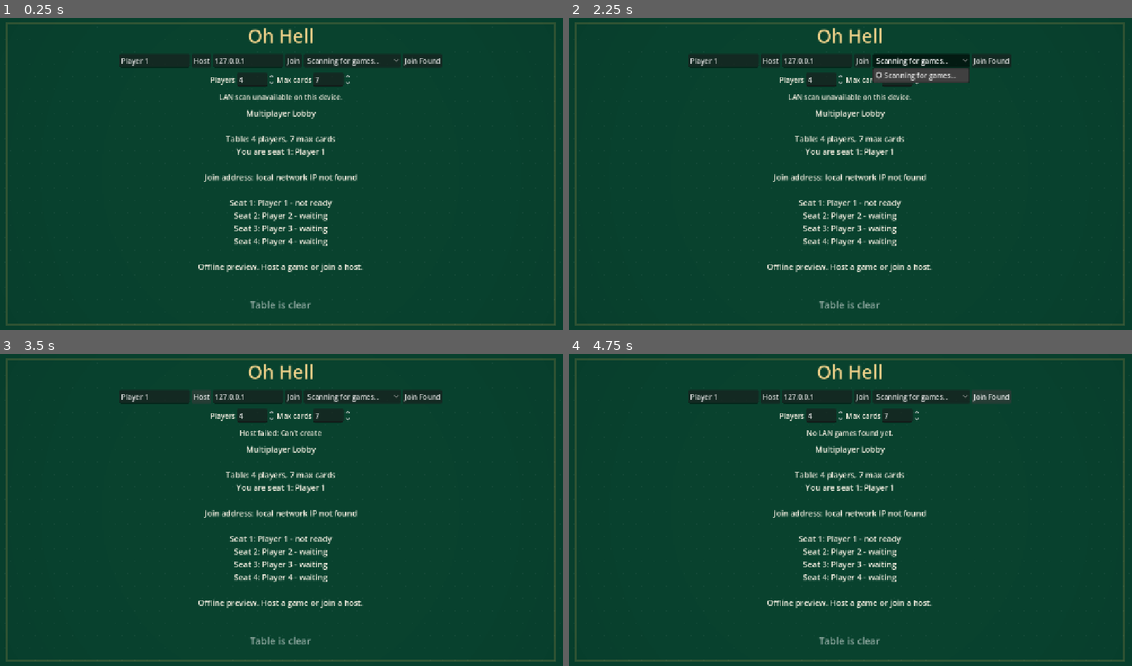
Above: before the commit, frames 1-4 (two rows, left to right).
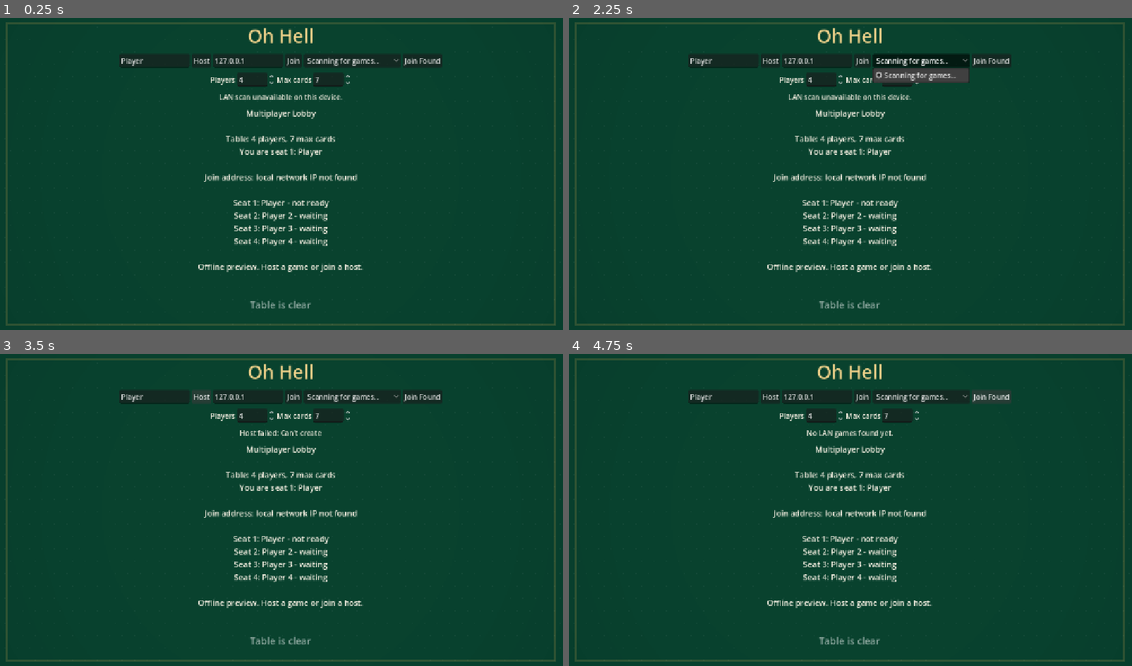
Above: after the commit, the same moments.

Repository: JordanOakFox/oh-hell-godot
Game: Godot game, scene res://scenes/main.tscn
Same seed, same stepped clock (60 frames per second), same inputs: the game is played once before the commit and once after it.
Inputs:
- Up to frame 1 (0.25 s): no input
- Up to frame 2 (2.25 s): click "Scanning for games..." at 0.5 s; click "Scanning for games..." at 1.25 s; click "Scanning for games..." at 2 s
- Up to frame 3 (3.5 s): click "Host" at 2.75 s
- Up to frame 4 (4.75 s): click "Join" at 3.5 s; click "Join Found" at 4.25 s

The runs differ from the first frame. In frame 1, 0.5% of the frame differs, in the area x 25-60%, y 12-61%; in frame 2, 0.5%; in frame 3, 0.5%; in frame 4, 0.5%.

Commit message:
Add persistent player profiles and stats

Diff:
--- a/project.godot
+++ b/project.godot
@@ -22,6 +22,7 @@
 
 GameRules="*res://scripts/game_rules.gd"
 Net="*res://scripts/net.gd"
+Profile="*res://scripts/profile.gd"
 
 [display]
 
--- a/scripts/main.gd
+++ b/scripts/main.gd
@@ -15,7 +15,9 @@
 var seat_peers: Array = []
 var lobby_player_count := DEFAULT_PLAYERS
 var lobby_max_cards := DEFAULT_MAX_CARDS
-var local_player_name := "Player 1"
+var local_player_name := "Player"
+var local_profile_id := ""
+var recorded_game_ids := {}
 var rng := RandomNumberGenerator.new()
 
 var status_label: Label
@@ -33,6 +35,8 @@
 
 func _ready() -> void:
 	rng.randomize()
+	local_player_name = Profile.display_name()
+	local_profile_id = Profile.profile_id()
 	_build_ui()
 	Net.connection_changed.connect(_set_status)
 	Net.discovered_games_changed.connect(_on_discovered_games_changed)
@@ -138,7 +142,7 @@
 	settings_row.add_child(max_cards_spin)
 
 	status_label = Label.new()
-	status_label.text = "Offline local preview"
+	status_label.text = Profile.stats_line()
 	status_label.horizontal_alignment = HORIZONTAL_ALIGNMENT_CENTER
 	status_label.add_theme_color_override("font_color", Color("#f7f1e3"))
 	root.add_child(status_label)
@@ -207,6 +211,7 @@
 	view_state = {
 		"phase": "connecting",
 		"names": _default_names(lobby_player_count),
+		"profiles": _default_profiles(lobby_player_count),
 		"num_players": lobby_player_count,
 		"sequence": [DEFAULT_MAX_CARDS],
 		"round_index": 0,
@@ -225,6 +230,7 @@
 		"play_again": _filled_array(lobby_player_count, false),
 		"standings": [],
 		"winners": [],
+		"round_history": [],
 		"message": "Connecting to host...",
 	}
 	local_hand = []
@@ -232,10 +238,13 @@
 
 func _create_lobby(message: String) -> void:
 	var names := _default_names(lobby_player_count)
+	var profiles := _default_profiles(lobby_player_count)
 	names[0] = local_player_name
+	profiles[0] = Profile.public_profile()
 	state = {
 		"phase": "lobby",
 		"names": names,
+		"profiles": profiles,
 		"num_players": lobby_player_count,
 		"max_cards": lobby_max_cards,
 		"sequence": GameRules.down_up_sequence(lobby_max_cards),
@@ -256,6 +265,7 @@
 		"play_again": _filled_array(lobby_player_count, false),
 		"standings": [],
 		"winners": [],
+		"round_history": [],
 		"message": message,
 	}
 	_publish_state()
@@ -269,6 +279,7 @@
 	state = {
 		"phase": "bidding",
 		"names": names,
+		"profiles": state["profiles"].duplicate(true),
 		"num_players": names.size(),
 		"max_cards": max_cards,
 		"sequence": GameRules.down_up_sequence(max_cards),
@@ -289,6 +300,7 @@
 		"play_again": _filled_array(names.size(), false),
 		"standings": [],
 		"winners": [],
+		"round_history": [],
 		"message": "",
 	}
 	state["scores"].resize(names.size())
@@ -445,7 +457,12 @@
 		var status := "waiting"
 		if view_state["connected"][i]:
 			status = "ready" if view_state["ready"][i] else "not ready"
-		text += "Seat %d: %s - %s\n" % [i + 1, view_state["names"][i], status]
+		var profile_text := ""
+		if view_state.has("profiles") and i < view_state["profiles"].size():
+			var profile: Dictionary = view_state["profiles"][i]
+			if int(profile.get("games_played", 0)) > 0:
+				profile_text = " (%dW/%dG)" % [int(profile.get("wins", 0)), int(profile.get("games_played", 0))]
+		text += "Seat %d: %s%s - %s\n" % [i + 1, view_state["names"][i], profile_text, status]
 	text += "\n%s" % view_state["message"]
 	table_label.text = text
 	_render_trick()
@@ -585,7 +602,9 @@
 func _read_lobby_inputs() -> void:
 	local_player_name = name_input.text.strip_edges()
 	if local_player_name.is_empty():
-		local_player_name = "Player 1"
+		local_player_name = "Player"
+	Profile.set_display_name(local_player_name)
+	local_player_name = Profile.display_name()
 	lobby_player_count = int(player_count_spin.value)
 	lobby_max_cards = int(max_cards_spin.value)
 	lobby_max_cards = clampi(lobby_max_cards, 1, GameRules.max_allowed_cards(lobby_player_count))
@@ -593,9 +612,12 @@
 func _on_name_changed(new_text: String) -> void:
 	local_player_name = new_text.strip_edges()
 	if local_player_name.is_empty():
-		local_player_name = "Player 1"
+		local_player_name = "Player"
+	Profile.set_display_name(local_player_name)
+	local_player_name = Profile.display_name()
 	if multiplayer.multiplayer_peer and multiplayer.is_server() and state.get("phase", "") == "lobby":
 		state["names"][0] = local_player_name
+		state["profiles"][0] = Profile.public_profile()
 		_publish_state()
 
 func _on_player_count_changed(value: float) -> void:
@@ -748,6 +770,7 @@
 	state["led_suit"] = null
 	state["leader"] = winner
 	if state["hands"][winner].is_empty():
+		_record_round_history()
 		var deltas := GameRules.score_deltas(state["bids"], state["tricks_won"])
 		for i in range(state["num_players"]):
 			state["scores"][i] += deltas[i]
@@ -777,6 +800,19 @@
 		return
 	_begin_round()
 
+func _record_round_history() -> void:
+	if not state.has("round_history"):
+		state["round_history"] = []
+	var hit: Array = []
+	for i in range(state["num_players"]):
+		hit.append(int(state["bids"][i]) == int(state["tricks_won"][i]))
+	state["round_history"].append({
+		"round_index": state["round_index"],
+		"bids": state["bids"].duplicate(true),
+		"tricks_won": state["tricks_won"].duplicate(true),
+		"hit": hit,
+	})
+
 func _end_game() -> void:
 	var standings := _build_standings()
 	var winners: Array = []
@@ -784,6 +820,7 @@
 	for row in standings:
 		if int(row["score"]) == top_score:
 			winners.append(row["name"])
+	var game_id := _make_game_id()
 	state["phase"] = "game_end"
 	state["active_player"] = -1
 	state["trick"] = []
@@ -791,8 +828,10 @@
 	state["play_again"] = _filled_array(state["num_players"], false)
 	state["standings"] = standings
 	state["winners"] = winners
+	state["game_id"] = game_id
 	state["message"] = "Everyone can vote to play again."
 	_publish_state()
+	_publish_game_results(game_id, winners)
 
 func _build_standings() -> Array:
 	var rows: Array = []
@@ -805,6 +844,44 @@
 		place += 1
 	return rows
 
+func _publish_game_results(game_id: String, winners: Array) -> void:
+	for seat in range(state["num_players"]):
+		if not state["connected"][seat]:
+			continue
+		var result := _game_result_for_seat(seat, game_id, winners)
+		var peer_id := _peer_for_seat(seat)
+		_receive_game_result.rpc_id(peer_id, result)
+
+func _game_result_for_seat(seat: int, game_id: String, winners: Array) -> Dictionary:
+	var bid_hits := 0
+	var bid_misses := 0
+	for round_summary in state.get("round_history", []):
+		if round_summary["hit"][seat]:
+			bid_hits += 1
+		else:
+			bid_misses += 1
+	return {
+		"game_id": game_id,
+		"score": int(state["scores"][seat]),
+		"won": winners.has(state["names"][seat]),
+		"bid_hits": bid_hits,
+		"bid_misses": bid_misses,
+	}
+
+@rpc("authority", "call_local", "reliable")
+func _receive_game_result(result: Dictionary) -> void:
+	var game_id := str(result.get("game_id", ""))
+	if recorded_game_ids.has(game_id):
+		return
+	recorded_game_ids[game_id] = true
+	Profile.record_game_result(
+		int(result.get("score", 0)),
+		bool(result.get("won", false)),
+		int(result.get("bid_hits", 0)),
+		int(result.get("bid_misses", 0))
+	)
+	_set_status(Profile.stats_line())
+
 func _peer_for_seat(seat: int) -> int:
 	if seat == 0:
 		return 1
@@ -816,7 +893,7 @@
 	return seat_peers.find(peer_id)
 
 func _on_connected_to_server() -> void:
-	_server_register_name.rpc_id(1, local_player_name)
+	_server_register_profile.rpc_id(1, Profile.public_profile())
 
 func _on_connection_failed() -> void:
 	_create_client_waiting_view()
@@ -824,17 +901,23 @@
 	_render()
 
 @rpc("any_peer", "reliable")
-func _server_register_name(player_name: String) -> void:
+func _server_register_profile(profile: Dictionary) -> void:
 	if not multiplayer.is_server():
 		return
 	var peer_id := multiplayer.get_remote_sender_id()
 	var seat := _seat_for_peer(peer_id)
 	if seat < 0 or seat >= state["num_players"]:
 		return
-	var clean_name := player_name.strip_edges()
+	var clean_name := str(profile.get("display_name", "")).strip_edges()
 	if clean_name.is_empty():
 		clean_name = "Player %d" % [seat + 1]
 	state["names"][seat] = clean_name.substr(0, 18)
+	state["profiles"][seat] = {
+		"id": str(profile.get("id", "")),
+		"display_name": state["names"][seat],
+		"games_played": int(profile.get("games_played", 0)),
+		"wins": int(profile.get("wins", 0)),
+	}
 	state["message"] = "%s joined seat %d." % [state["names"][seat], seat + 1]
 	_publish_state()
 
@@ -907,9 +990,11 @@
 	lobby_player_count = state["num_players"]
 	lobby_max_cards = state["max_cards"]
 	var names: Array = state["names"].duplicate(true)
+	var profiles: Array = state["profiles"].duplicate(true)
 	state = {
 		"phase": "lobby",
 		"names": names,
+		"profiles": profiles,
 		"num_players": lobby_player_count,
 		"max_cards": lobby_max_cards,
 		"sequence": GameRules.down_up_sequence(lobby_max_cards),
@@ -930,6 +1015,7 @@
 		"play_again": _filled_array(lobby_player_count, false),
 		"standings": [],
 		"winners": [],
+		"round_history": [],
 		"message": "Back in lobby. Ready up for another game.",
 	}
 	_publish_state()
@@ -984,6 +1070,20 @@
 		else:
 			names.append("Player %d" % [i + 1])
 	return names
+
+func _default_profiles(count: int) -> Array:
+	var profiles: Array = []
+	for i in range(count):
+		profiles.append({
+			"id": "",
+			"display_name": "Player %d" % [i + 1],
+			"games_played": 0,
+			"wins": 0,
+		})
+	return profiles
+
+func _make_game_id() -> String:
+	return "%s-%d" % [Profile.profile_id(), Time.get_unix_time_from_system()]
 
 func _filled_array(count: int, value) -> Array:
 	var values: Array = []
--- /dev/null
+++ b/scripts/profile.gd
@@ -0,0 +1,89 @@
+extends Node
+
+const SAVE_PATH := "user://profile.json"
+
+var data: Dictionary = {}
+
+func _ready() -> void:
+	load_profile()
+
+func load_profile() -> void:
+	if FileAccess.file_exists(SAVE_PATH):
+		var file := FileAccess.open(SAVE_PATH, FileAccess.READ)
+		if file:
+			var parsed = JSON.parse_string(file.get_as_text())
+			if typeof(parsed) == TYPE_DICTIONARY:
+				data = parsed
+	if data.is_empty():
+		data = _default_profile()
+		save_profile()
+
+func save_profile() -> void:
+	var file := FileAccess.open(SAVE_PATH, FileAccess.WRITE)
+	if file:
+		file.store_string(JSON.stringify(data, "\t"))
+
+func display_name() -> String:
+	return str(data.get("display_name", "Player"))
+
+func profile_id() -> String:
+	return str(data.get("id", ""))
+
+func set_display_name(name: String) -> void:
+	var clean := name.strip_edges()
+	if clean.is_empty():
+		clean = "Player"
+	data["display_name"] = clean.substr(0, 18)
+	save_profile()
+
+func public_profile() -> Dictionary:
+	return {
+		"id": profile_id(),
+		"display_name": display_name(),
+		"games_played": int(data.get("games_played", 0)),
+		"wins": int(data.get("wins", 0)),
+	}
+
+func record_game_result(score: int, won: bool, bid_hits: int, bid_misses: int) -> void:
+	data["games_played"] = int(data.get("games_played", 0)) + 1
+	data["wins"] = int(data.get("wins", 0)) + (1 if won else 0)
+	data["total_score"] = int(data.get("total_score", 0)) + score
+	data["best_score"] = max(int(data.get("best_score", 0)), score)
+	data["bid_hits"] = int(data.get("bid_hits", 0)) + bid_hits
+	data["bid_misses"] = int(data.get("bid_misses", 0)) + bid_misses
+	data["last_score"] = score
+	data["last_result"] = "Win" if won else "Loss"
+	data["updated_at"] = Time.get_datetime_string_from_system(false, true)
+	save_profile()
+
+func stats_line() -> String:
+	var games := int(data.get("games_played", 0))
+	var wins := int(data.get("wins", 0))
+	var best := int(data.get("best_score", 0))
+	if games == 0:
+		return "New profile"
+	return "%d games, %d wins, best %d" % [games, wins, best]
+
+func _default_profile() -> Dictionary:
+	return {
+		"id": _make_profile_id(),
+		"display_name": "Player",
+		"games_played": 0,
+		"wins": 0,
+		"total_score": 0,
+		"best_score": 0,
+		"bid_hits": 0,
+		"bid_misses": 0,
+		"last_score": 0,
+		"last_result": "",
+		"created_at": Time.get_datetime_string_from_system(false, true),
+		"updated_at": Time.get_datetime_string_from_system(false, true),
+	}
+
+func _make_profile_id() -> String:
+	var crypto := Crypto.new()
+	var bytes := crypto.generate_random_bytes(16)
+	var id := ""
+	for byte in bytes:
+		id += "%02x" % int(byte)
+	return id
